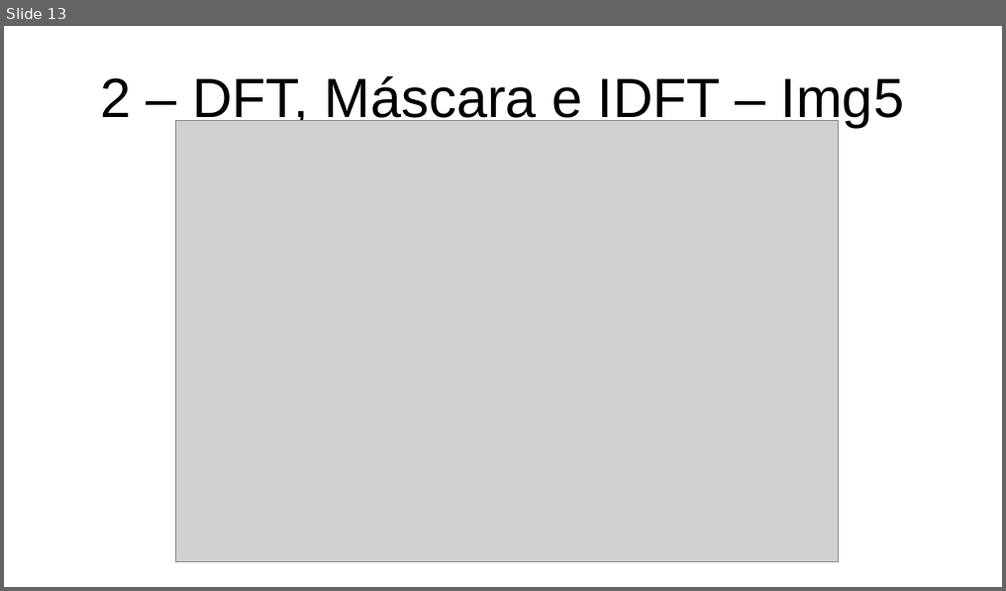
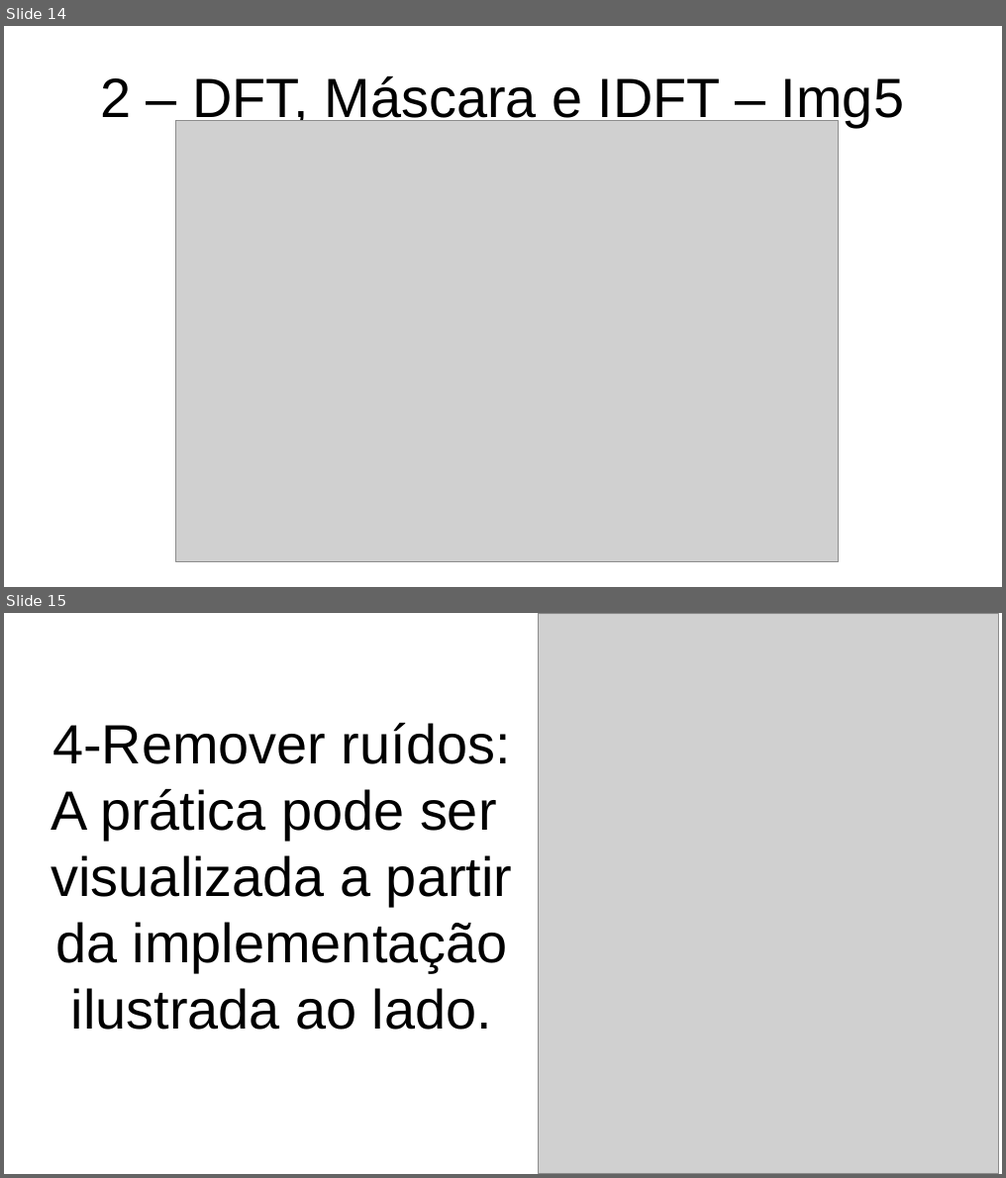
Before and after one commit to ensismoebius/Trabalho1-PDI, a slide deck: docs/entrega01.odp. Shown one above the other, each under a label of ours: slide 13 before the commit, slides 14 and 15 after it. The pictures are 1006x591 and 1006x1178 pixels, drawn with LibreOffice and Linux fonts; fonts in the diff are those of the drawing; grey boxes stand for pictures. Boxes give left, top, right and bottom in pixels: in the first picture for what was removed or moved away, otherwise in the second. Text is boxed around its words. In the diff, an @@ line names an element or a change of style, - is before the commit and + after.

```diff
--- a/docs/entrega01.odp
+++ b/docs/entrega01.odp
@@ slide 15 added at (4,613,1002,1174), background #FFFFFF @@
@@ picture added at (540,613,999,1174) @@
@@ title added at (52,723,512,1030), 44 pt, text #000000 @@
+4-Remover ruídos:
+A prática pode ser
+visualizada a partir
+da implementação
+ilustrada ao lado.
@@ what was slide 13 is now slide 14 @@
```
Also in this commit, not shown: 1 other slide added, 1 slide removed, 5 other files.
